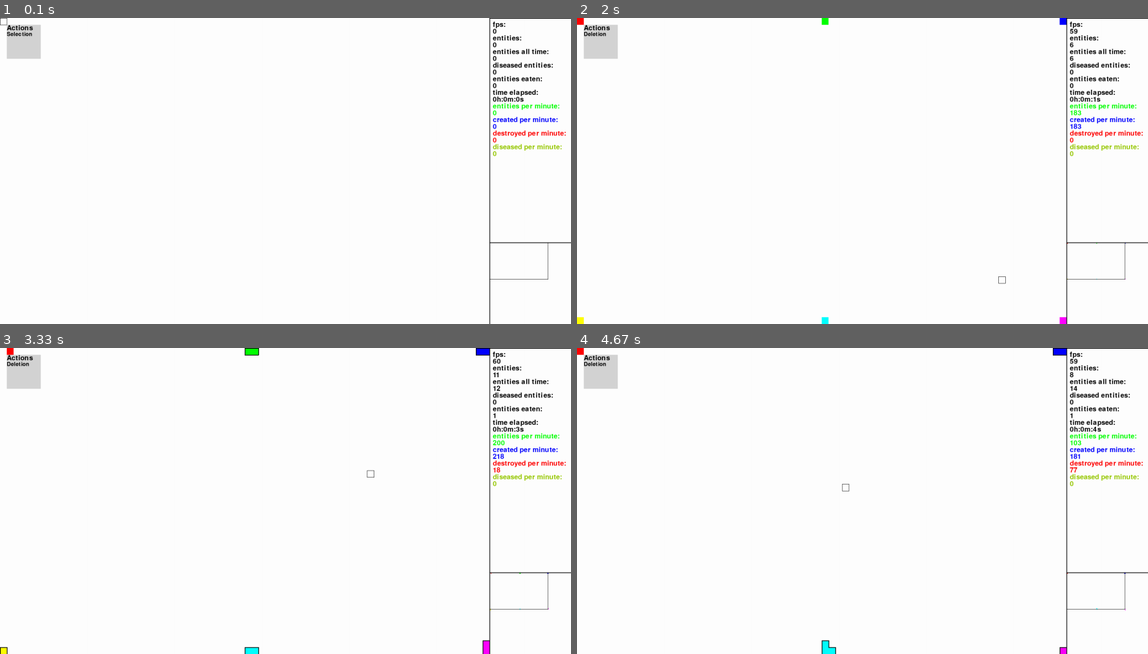
Above: before the commit, frames 1-4 (two rows, left to right).
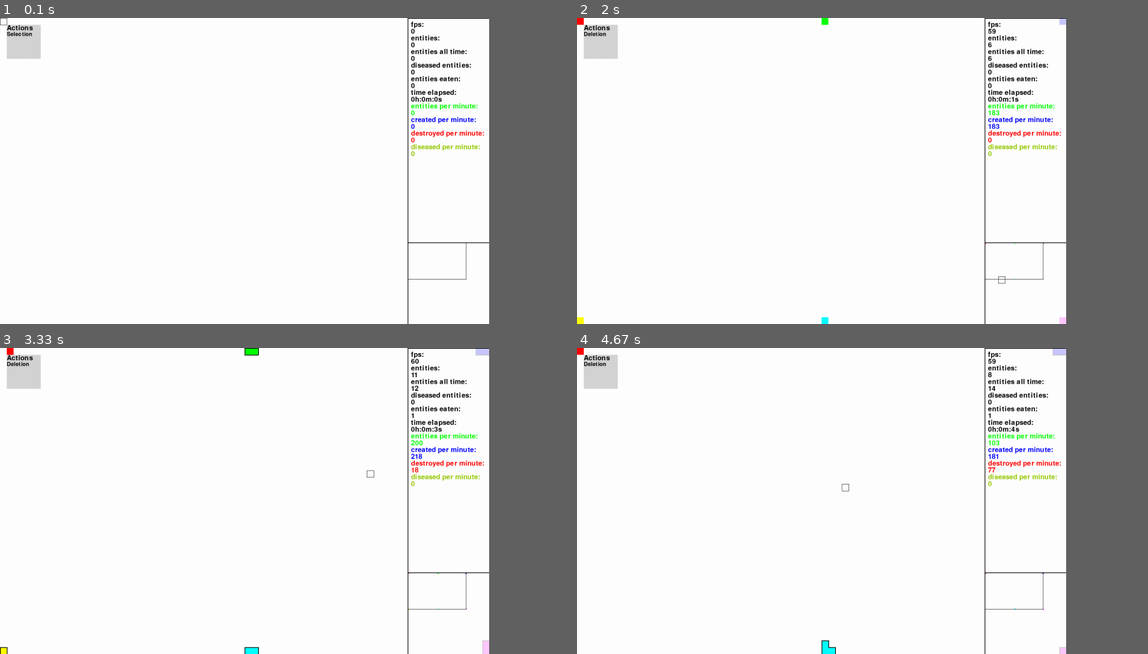
Above: after the commit, the same moments.

Repository: sbwhitt/pygame-life-simulation
Game: pygame game, started from main.py
The game is run twice, just before and just after one commit, with the same random seed, the same clock (stepped at 60 frames per second) and the same inputs.
Inputs (mouse positions are in pixels of both pictures, inside the frame that each line leads up to):
- Up to frame 1 (0.1 s): no input
- Up to frame 2 (2 s): click "Actions" at 0.38 s; tap Enter at 0.67 s; click "Deletion" at 1.05 s; click (999, 278) at 1.38 s; tap E at 1.67 s
- Up to frame 3 (3.33 s): click (222, 580) at 2.05 s; tap E at 2.33 s; click (177, 436) at 2.72 s; click (371, 473) at 3.05 s
- Up to frame 4 (4.67 s): click (976, 494) at 3.38 s; tap X at 3.67 s; click (679, 439) at 4.05 s; click (845, 488) at 4.38 s
The window is 900x482 before the commit and 771x482 after it. Grey fills any space a smaller window leaves; there, only what the larger window draws over its background counts as a difference.

The runs differ from the first frame. In frame 1, 3.0% of the frame differs, in the area x 71-100%, y 0-100%; in frame 2, 3.1%; in frame 3, 3.2%, in the area x 42-100%, y 0-100%; in frame 4, 3.2%.

Commit message:
remove stats width

Diff:
--- a/src/app.py
+++ b/src/app.py
@@ -27,7 +27,7 @@
         self.window = Window(0, 0)
         self.clock = Clock()
         self.screen = pygame.display.set_mode(
-            (self.window.width + settings.STATS_WIDTH, self.window.height), pygame.SCALED | pygame.RESIZABLE)
+            (self.window.width, self.window.height), pygame.SCALED | pygame.RESIZABLE)
         self.i_map = InterfaceMap()
         self.e_man = EntityManager(self.screen)
         self.c_man = ColonyManager(self.screen)
--- a/src/entities/entity_manager.py
+++ b/src/entities/entity_manager.py
@@ -50,8 +50,8 @@
             # if window.under_stats(e.loc):
             #     pygame.draw.rect(self.screen, colors.GRAY,
             #                      e.rect.copy().move(-window.offset[0], -window.offset[1]), border_radius=0)
-            # if not window.contains(e.loc):
-            #     continue
+            if not window.contains(e.loc):
+                continue
             if e.dna.diseased and settings.IN_GAME_SETTINGS["MARK_DISEASED"]:
                 pygame.draw.rect(self.screen, colors.BLACK,
                                  e.rect.copy().move(-window.offset[0], -window.offset[1]), border_radius=0)
--- a/src/interface/mini_map.py
+++ b/src/interface/mini_map.py
@@ -26,7 +26,7 @@
 class MiniMap(InterfaceElement):
     def __init__(self, screen: pygame.display, window: Window):
         style = MiniMapStyle()
-        InterfaceElement.__init__(self, style, (window.width, window.height-style.HEIGHT))
+        InterfaceElement.__init__(self, style, (window.width-style.WIDTH, window.height-style.HEIGHT))
         self.screen = screen
         self.window = window
         self.map_ratio = (self.style.WIDTH / settings.WORLD_SIZE)
--- a/src/interface/stats.py
+++ b/src/interface/stats.py
@@ -22,7 +22,7 @@
 class Stats(InterfaceElement):
     def __init__(self):
         style = StatsPanelStyle()
-        pos = (settings.WINDOW_WIDTH, 0)
+        pos = (settings.WINDOW_WIDTH-style.WIDTH, 0)
         InterfaceElement.__init__(self, style, pos)
         self.stats = []
 
--- a/src/interface/window.py
+++ b/src/interface/window.py
@@ -22,6 +22,6 @@
 
     def under_stats(self, point: tuple) -> bool:
         return (point[0] >= self.offset[0] + self.width and
-            point[0] < self.width + settings.STATS_WIDTH + self.offset[0] and
+            point[0] < self.width + self.offset[0] and
             point[1] >= self.offset[1] and
             point[1] < self.height + self.offset[1])
--- a/static/settings.py
+++ b/static/settings.py
@@ -7,7 +7,6 @@
 WORLD_SIZE = 2000
 
 # ui settings
-STATS_WIDTH = 240
 FONT_SIZE = 20
 FONT_SIZE_BIGGER = 40
 FONT_SIZE_SMALLER = 16
